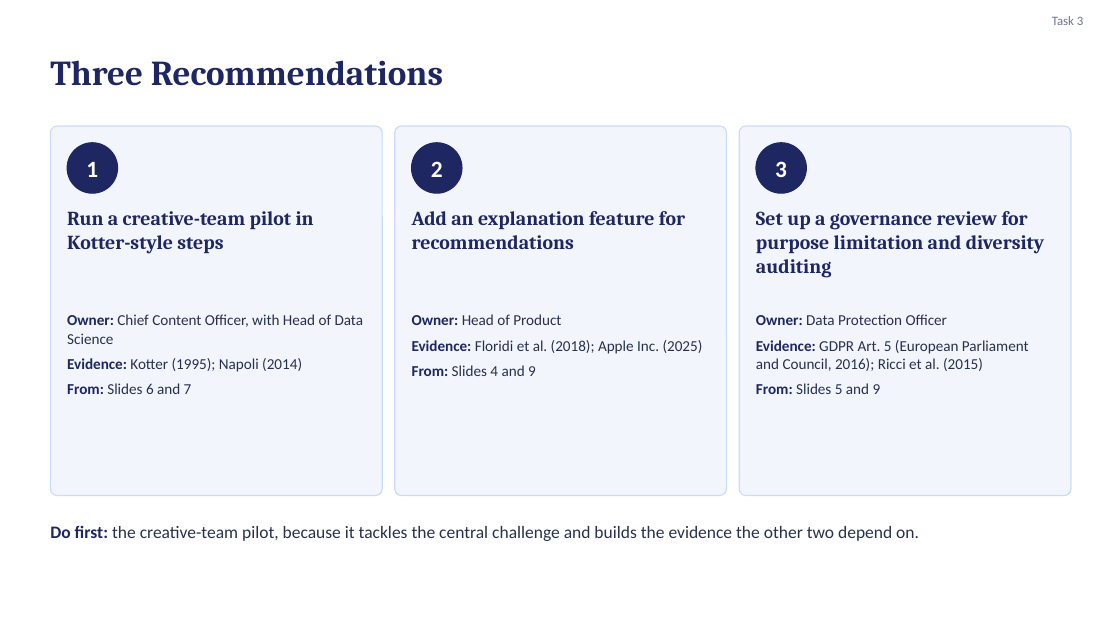
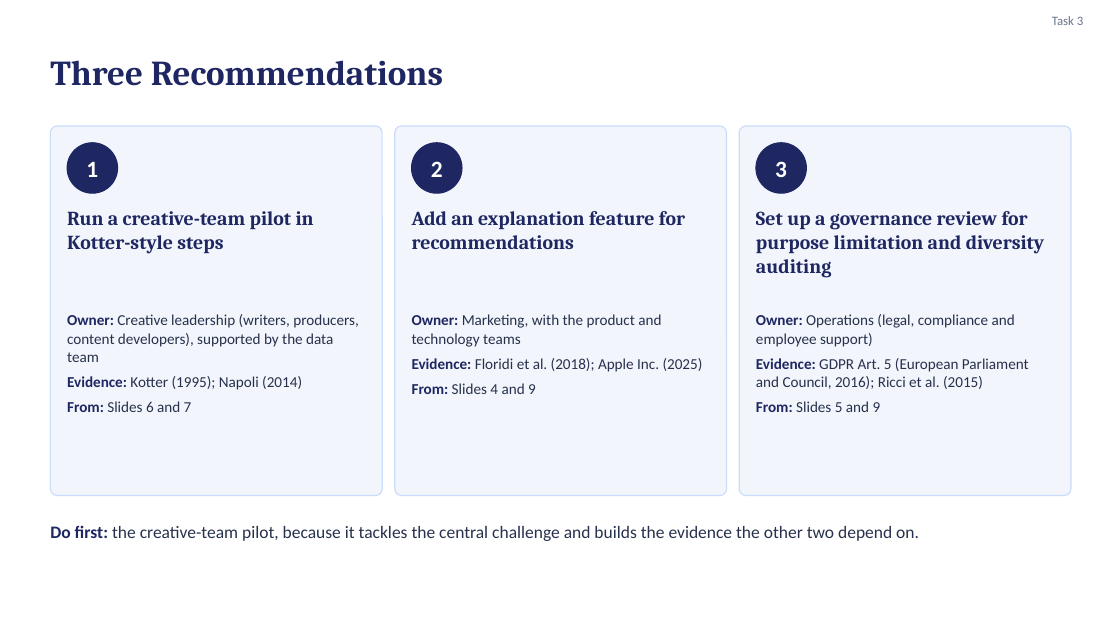
Before and after one commit to karanrg22-svg/skill, a slide deck: slide 10 of Earning-the-Signal_revised.pptx. Drawn at 1120x630 pixels with LibreOffice and Linux fonts; fonts in the diff are those of the drawing. Boxes give left, top, right and bottom in pixels: in the first picture for what was removed or moved away, otherwise in the second. Text is boxed around its words. In the diff, an @@ line names an element or a change of style, - is before the commit and + after.

```diff
--- a/Earning-the-Signal_revised.pptx
+++ b/Earning-the-Signal_revised.pptx
@@ text at box(67, 314, 358, 362): text changed @@
-Owner: Chief Content Officer, with Head of Data Science
+Owner: Creative leadership (writers, producers, content developers), supported by the data team
@@ text at box(412, 314, 661, 347): text changed @@
-Owner: Head of Product
+Owner: Marketing, with the product and technology teams
@@ text at box(756, 314, 1015, 347): text changed @@
-Owner: Data Protection Officer
+Owner: Operations (legal, compliance and employee support)
```
Also in this commit, not shown: 7 other slides changed.
